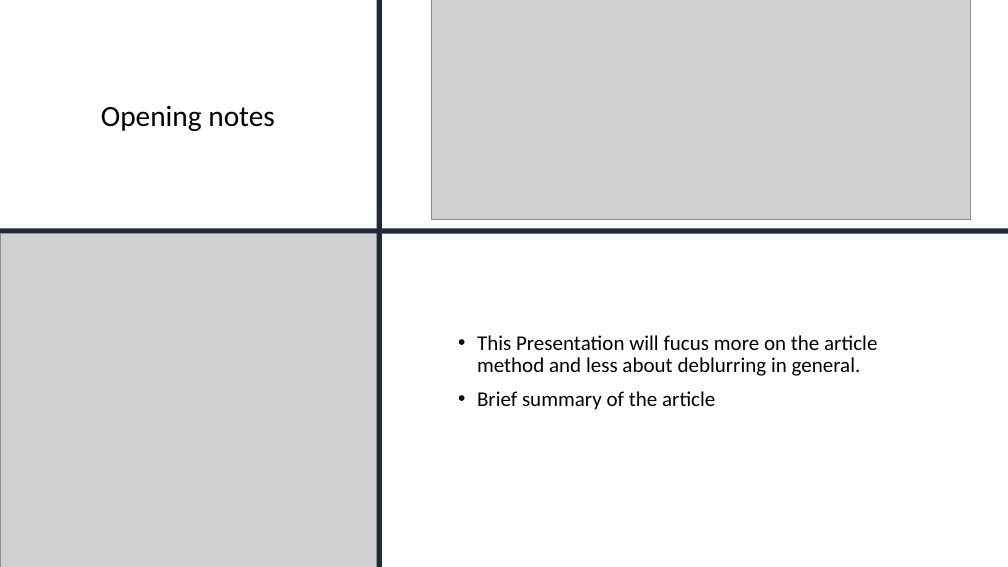
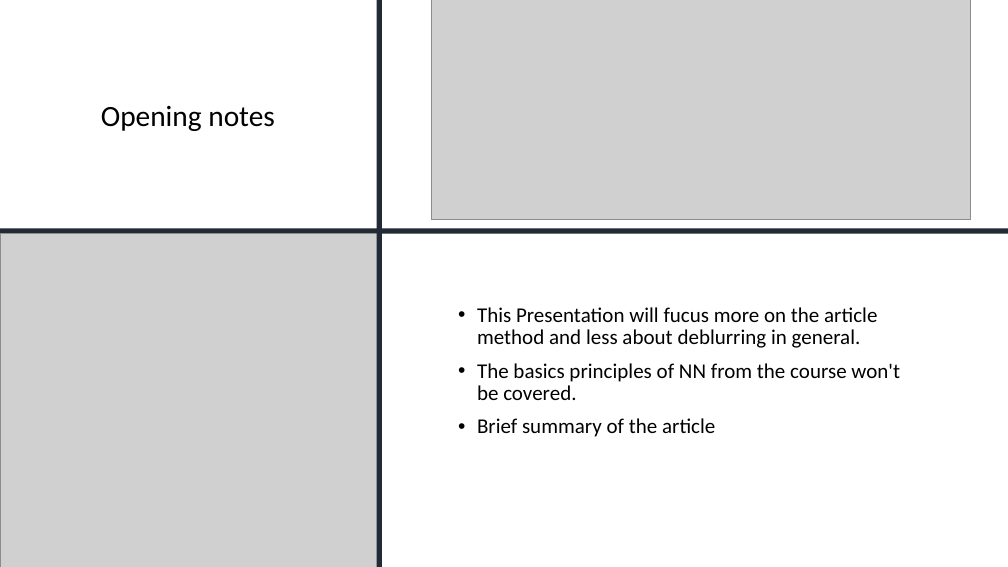
Before and after one commit to Tomlevron/Digital-image-processing, a slide deck: slide 2 of Slideshow/Scale-recurrent network for deblurring.pptx. Drawn at 1008x567 pixels with LibreOffice and Linux fonts; fonts in the diff are those of the drawing; grey boxes stand for pictures. Boxes give left, top, right and bottom in pixels: in the first picture for what was removed or moved away, otherwise in the second. Text is boxed around its words. In the diff, an @@ line names an element or a change of style, - is before the commit and + after.

```diff
--- a/Slideshow/Scale-recurrent network for deblurring.pptx
+++ b/Slideshow/Scale-recurrent network for deblurring.pptx
@@ text at bbox=[477, 363, 900, 400]: paragraph added @@
+• The basics principles of NN from the course won't be covered.
```
Also in this commit, not shown: 2 other slides changed, 17 slides added.
